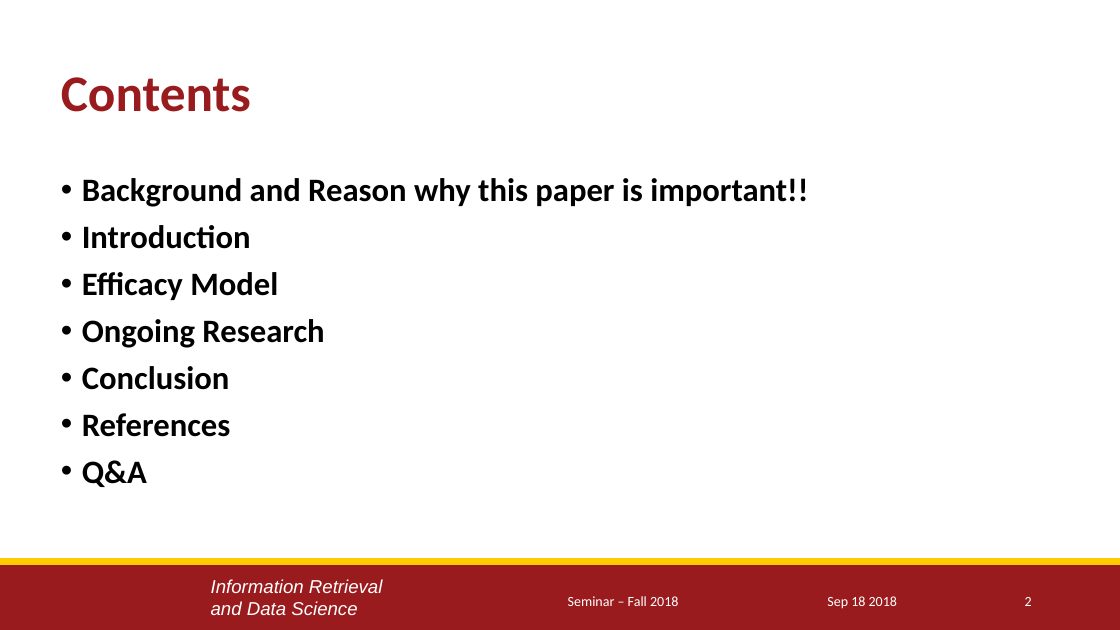
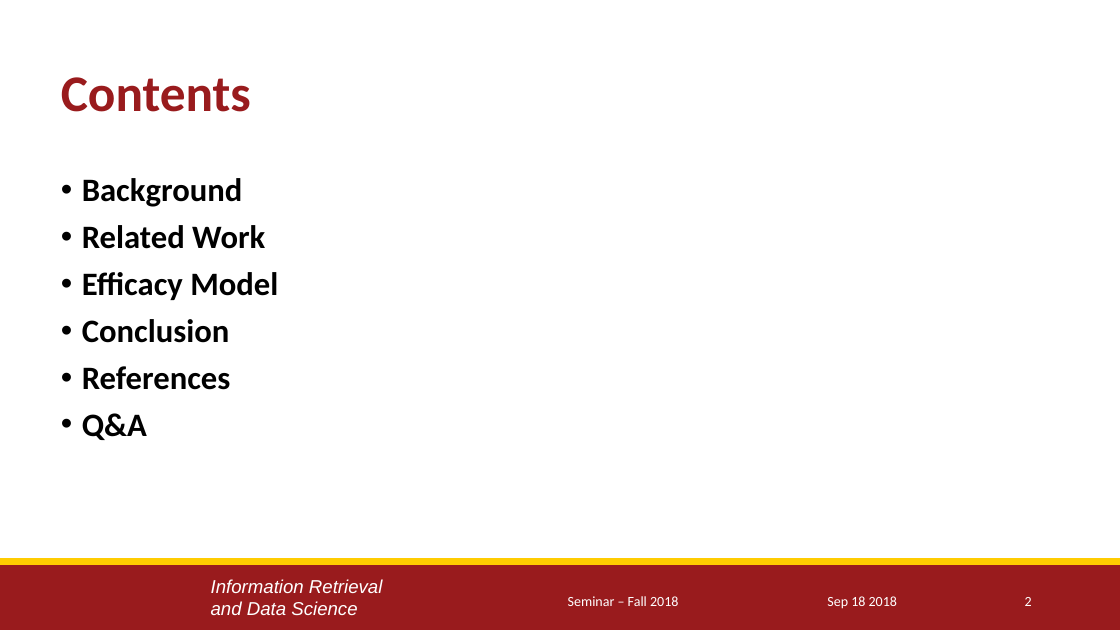
Before and after one commit to yuesOctober/survey, a slide deck: slide 2 of Presentation_1.pptx. Drawn at 1120x630 pixels with LibreOffice and Linux fonts; fonts in the diff are those of the drawing; background and template pictures are left out. Boxes give left, top, right and bottom in pixels: in the first picture for what was removed or moved away, otherwise in the second. Text is boxed around its words. In the diff, an @@ line names an element or a change of style, - is before the commit and + after.

```diff
--- a/Presentation_1.pptx
+++ b/Presentation_1.pptx
@@ text at [82, 178, 265, 249]: text changed @@
-• Background and Reason why this paper is important!!
-• Introduction
+• Background
+• Related Work
@@ text at [82, 319, 324, 348]: paragraph removed @@
-• Ongoing Research
```
Also in this commit, not shown: 8 other slides changed, 2 slides added.
